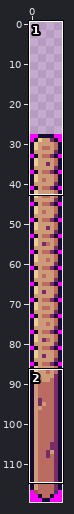
Sprite sheet: Images/Objects/palisadeNS.png. The picture above shows the old version from afar; the outline marks the close-up.
Close-up. Before the commit:
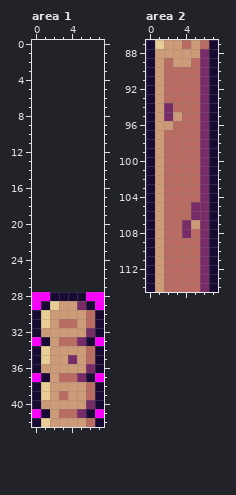
The file is 8x92 pixels. Shown: area 1: x 0..7, y 0..42; area 2: x 0..7, y 87..114. The old version is drawn lined up with the new one, on the new canvas.
After the commit:
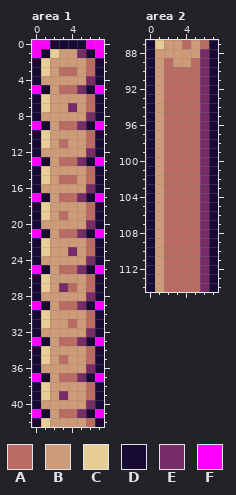
Palette (. is transparent): A #ba6c62  B #ce9b79  C #e8ce94  D #170a33  E #772c67  F #ff00ff
Changes in this commit:
canvas 8x92 -> 8x120, the old top-left corner now at 0,28
Area 1:
The edit adds colour A in row 2 at x 6; in row 3 at x 3 to 4 and 6; in row 5 at x 3 to 4; in rows 6 to 7 at x 6; in row 9 at x 3 to 4; in row 10 at x 6.
The edit adds colour A in row 11 at x 3 and 6; in row 13 at x 3 to 4; in row 14 at x 6; in row 15 at x 3 to 4 and 6; in row 17 at x 3 to 4; in row 18 at x 6.
The edit adds colour A in row 19 at x 3 and 6; in row 21 at x 3 to 4; in rows 22 to 23 at x 6; in row 25 at x 3 to 4; in row 26 at x 6; in row 27 at x 4 and 6.
Colour B gives way to colour A in row 29 at x 3 to 4; in row 35 at x 3.
The edit adds colour B in row 1 at x 3 to 4; in row 2 at x 2 to 5; in row 3 at x 2 and 5; in row 4 at x 1 to 5; in row 5 at x 2; in row 6 at x 2 to 5.
The edit adds colour B in row 7 at x 2 to 3 and 5; in row 8 at x 1 to 5; in row 9 at x 2; in row 10 at x 2 to 5; in row 11 at x 2 and 4 to 5; in row 12 at x 1 to 5.
The edit adds colour B in row 13 at x 2; in row 14 at x 2 to 5; in row 15 at x 2 and 5; in row 16 at x 1 to 5; in row 17 at x 2; in row 18 at x 2 to 5.
The edit adds colour B in row 19 at x 2 and 4 to 5; in row 20 at x 1 to 5; in row 21 at x 2; in row 22 at x 2 to 5; in row 23 at x 2 to 3 and 5; in row 24 at x 1 to 5.
The edit adds colour B in row 25 at x 2; in row 26 at x 2 to 5; in row 27 at x 2 and 5.
Colour A gives way to colour B in row 31 at x 3.
Colour C gives way to colour B in row 29 at x 2.
Colour D gives way to colour B in row 28 at x 2 to 5.
Colour E gives way to colour B in row 35 at x 4.
Colour F gives way to colour B in row 28 at x 1.
The edit adds colour C in row 1 at x 2; in rows 2 to 3 at x 1; in rows 6 to 7 at x 1; in rows 10 to 11 at x 1; in rows 14 to 15 at x 1; in rows 18 to 19 at x 1.
The edit adds colour C in rows 22 to 23 at x 1; in rows 26 to 27 at x 1.
The edit adds colour D in row 0 at x 2 to 5; in row 1 at x 1 and 6; in rows 2 to 4 at x 0 and 7; in row 5 at x 1 and 6; in rows 6 to 8 at x 0 and 7; in row 9 at x 1 and 6.
The edit adds colour D in rows 10 to 12 at x 0 and 7; in row 13 at x 1 and 6; in rows 14 to 16 at x 0 and 7; in row 17 at x 1 and 6; in rows 18 to 20 at x 0 and 7; in row 21 at x 1 and 6.
The edit adds colour D in rows 22 to 24 at x 0 and 7; in row 25 at x 1 and 6; in rows 26 to 27 at x 0 and 7.
Colour F gives way to colour D in row 28 at x 0 and 7.
The edit adds colour E in row 1 at x 5; in row 4 at x 6; in row 5 at x 5; in row 7 at x 4; in row 8 at x 6; in row 9 at x 5.
The edit adds colour E in row 12 at x 6; in row 13 at x 5; in row 16 at x 6; in row 17 at x 5; in row 20 at x 6; in row 21 at x 5.
The edit adds colour E in row 23 at x 4; in row 24 at x 6; in row 25 at x 5; in row 27 at x 3.
Colour A gives way to colour E in row 39 at x 3.
Colour F gives way to colour E in row 28 at x 6.
The edit adds colour F in row 0 at x 0 to 1 and 6 to 7; in row 1 at x 0 and 7; in row 5 at x 0 and 7; in row 9 at x 0 and 7; in row 13 at x 0 and 7; in row 17 at x 0 and 7.
The edit adds colour F in row 21 at x 0 and 7; in row 25 at x 0 and 7.
Area 2:
Colour B gives way to colour A in row 95 at x 3; in row 96 at x 2; in row 107 at x 5.
Colour E gives way to colour A in rows 94 to 95 at x 2; in rows 105 to 106 at x 5; in rows 107 to 108 at x 4.
Boxes around the changes in both close-ups, in picture pixels (x1, y1, x2, y2):
changed: (32, 40, 104, 364)
changed: (59, 391, 68, 400)
changed: (164, 103, 182, 130)
changed: (182, 202, 200, 238)
